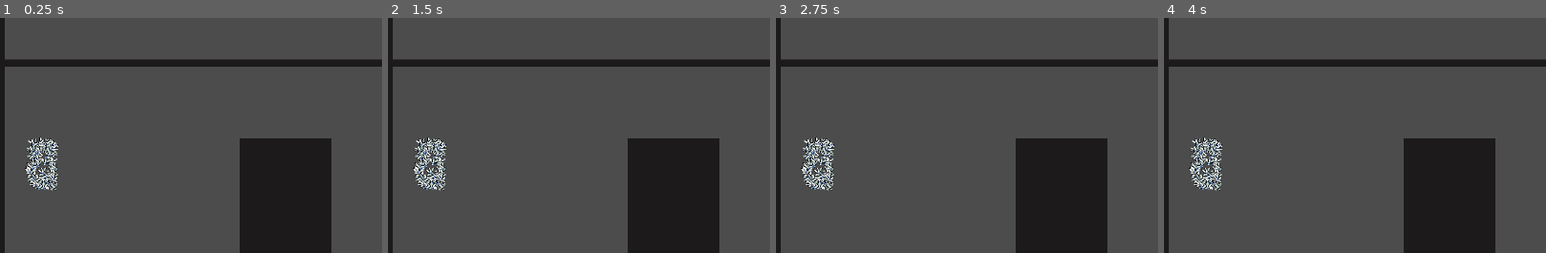
Above: before the commit, frames 1-4 (left to right).
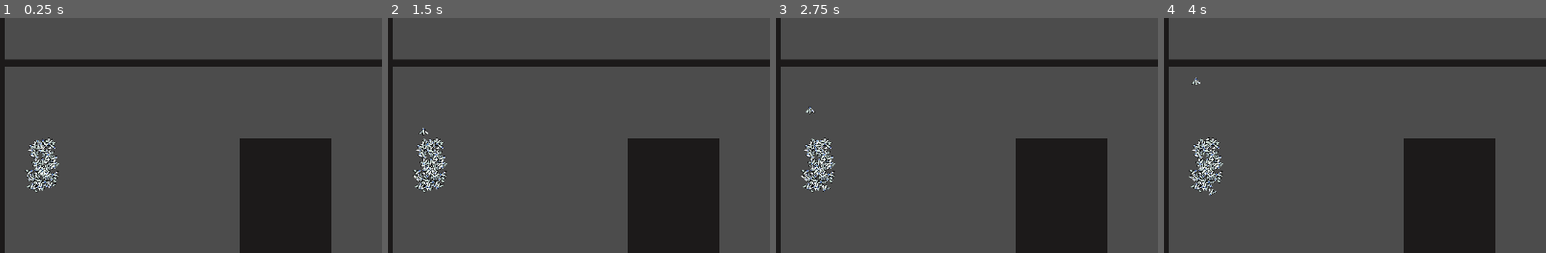
Above: after the commit, the same moments.

Repository: a0x77ry/plasmata
Game: Godot game, scene res://level1.tscn
Two runs of this game, one before a commit and one after it. Both use one fixed random seed, a clock stepped at 60 frames per second and the inputs below.
Inputs:
- Up to frame 1 (0.25 s): no input
- Up to frame 2 (1.5 s): tap Enter (ui_accept) at 0.5, 0.6, 0.77, 1.07, 1.25, 1.35 s
- Up to frame 3 (2.75 s): tap Enter (ui_accept) at 1.52, 1.82, 2.1 s
- Up to frame 4 (4 s): tap Enter (ui_accept) at 2.85, 3.02, 3.32, 3.5, 3.6, 3.77 s
The pictures show only the part of the screen within x 0-50%, y 18-68%; the shares and areas given below are measured in that part.

The runs differ from the first frame. In frame 1, 1.4% of the frame differs, in the area x 6-16%, y 50-75%; in frame 2, 1.5%; in frame 3, 1.5%; in frame 4, 1.5%, in the area x 6-16%, y 25-76%.

Commit message:
Less species

Diff:
--- a/scripts/level1.gd
+++ b/scripts/level1.gd
@@ -34,20 +34,21 @@
   init_population()
 
 
+func _process(_delta):
+  # if Input.is_action_just_pressed("ui_accept"):
+  #   change_generation()
+
+  countdown.text = String("%.1f" % timer.time_left)
+
+
 func init_population():
   population = Population.new()
   number_of_agents = population.target_population
   population.init_genomes(input_names, output_names, number_of_agents)
   generate_agent_population()
-  population.increment_generation()
-  gen_counter.text = str(population.generation)
-
-
-func _process(_delta):
-  # if Input.is_action_just_pressed("ui_accept"):
-  #   change_generation()
-
-  countdown.text = String("%.1f" % timer.time_left)
+  change_generation()
+  # population.increment_generation()
+  # gen_counter.text = str(population.generation)
 
 
 func change_generation():
@@ -56,7 +57,8 @@
       print("Agents 0: Restart")
       init_population()
       return
-    population.next_generation(agents_alive)
+    # population.next_generation(agents_alive)
+    population.next_generation(agents_alive, agents.size())
     number_of_agents = population.genomes.size()
     for agent in agents_alive:
       agent.queue_free()
--- a/scripts/main.gd
+++ b/scripts/main.gd
@@ -2,13 +2,11 @@
 
 const Population = preload("res://scripts/population.gd")
 
-var random = RandomNumberGenerator.new()
 var level
 var init_rot = rand_range(-PI, PI)
 
 
 func _ready():
-  random.randomize()
   get_level()
 
 
--- a/scripts/population.gd
+++ b/scripts/population.gd
@@ -3,7 +3,7 @@
 const C1 := 0.5
 const C2 := 0.5
 const C3 := 0.4
-const dt := 0.3 # distance
+const dt := 0.4 # distance
 
 const Species = preload("res://scripts/species.gd")
 const Genome = preload("res://scripts/genome.gd")
@@ -29,6 +29,7 @@
   random.randomize()
 
 
+# Creates and initializes all genomes with input and output nodes
 func init_genomes(input_names: Array, output_names: Array, number_of_genomes: int):
   for i in number_of_genomes:
     var new_genome = Genome.new(self)
@@ -37,17 +38,14 @@
 
 
 # Changes genomes to the next generation
-func next_generation(agents: Array):
+func next_generation(agents: Array, original_agents_num: int):
   initialize_genomes_with_fitness(agents) # Initializes genomes array with fitness values only
-  # breakpoint
   speciate() # Categorizes genomes into species
   share_fitness_all_species() # Fills the adjusted_fitness in all genomes
-  select_in_all_species(agents.size()) # Fills the parent_genomes in all species, calcs avg_fitness
-  # breakpoint
+  select_in_all_species(original_agents_num) # Fills the parent_genomes in all species, calcs avg_fitness
+  # select_in_all_species(agents.size()) # Fills the parent_genomes in all species, calcs avg_fitness
   genomes = crossover_all_species()
-  # breakpoint
   mutate_all_genomes()
-  # breakpoint
   increment_generation()
 
 
@@ -82,8 +80,10 @@
     # Calculate the avg_fitness and append it to the array
     sp.calculate_avg_fitness()
   calculate_all_species_adj_fitness()
+  # print("All species adjsted fitness: %s" % all_species_adj_fitness)
   for sp in species:
     sp.select_in_species(agents_size * selection_rate)
+    # print("sp members: %s total_adjusted_fitness: %s, parents: %s" % [sp.members.size(), sp.total_adjusted_fitness, sp.parent_genomes.size()])
   kill_empty_species()
   fill_parent_genomes()
 
--- a/scripts/species.gd
+++ b/scripts/species.gd
@@ -51,6 +51,8 @@
 
   # Calculate the number of parents for each species
   members.sort_custom(GenomeSorter, "sort_ascenting")
+  if number_of_expected_parents > members.size():
+    number_of_expected_parents = members.size()
   var parents_number = round((total_adjusted_fitness / population.all_species_adj_fitness) \
       * number_of_expected_parents)
   parent_genomes = []
Not shown, changed: export_presets.cfg
